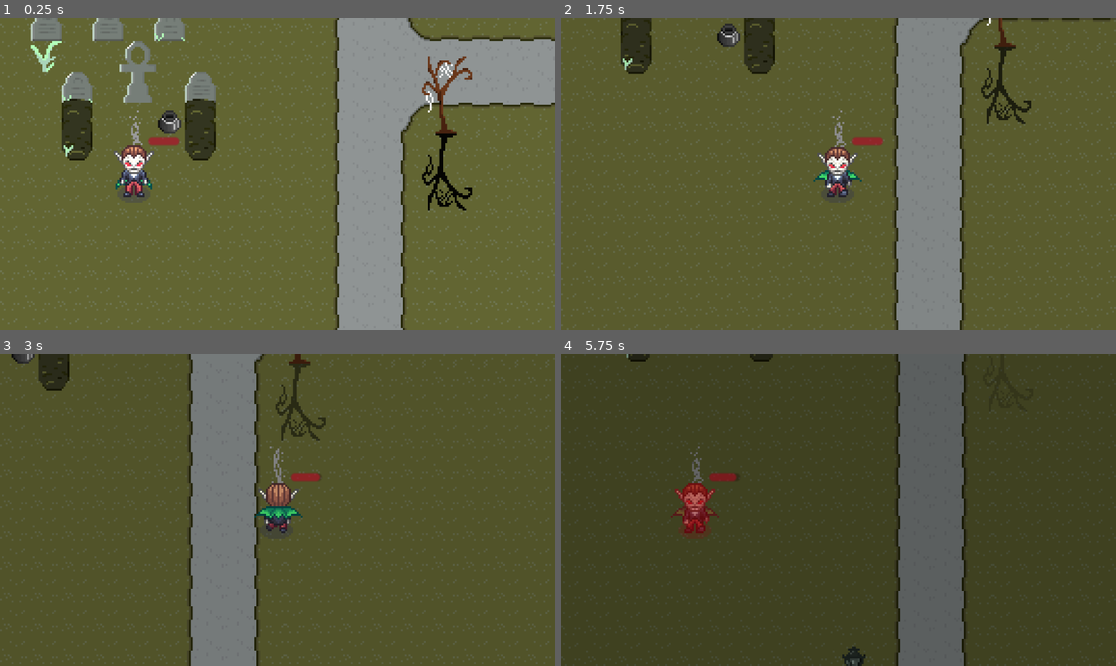
Above: before the commit, frames 1-4 (two rows, left to right).
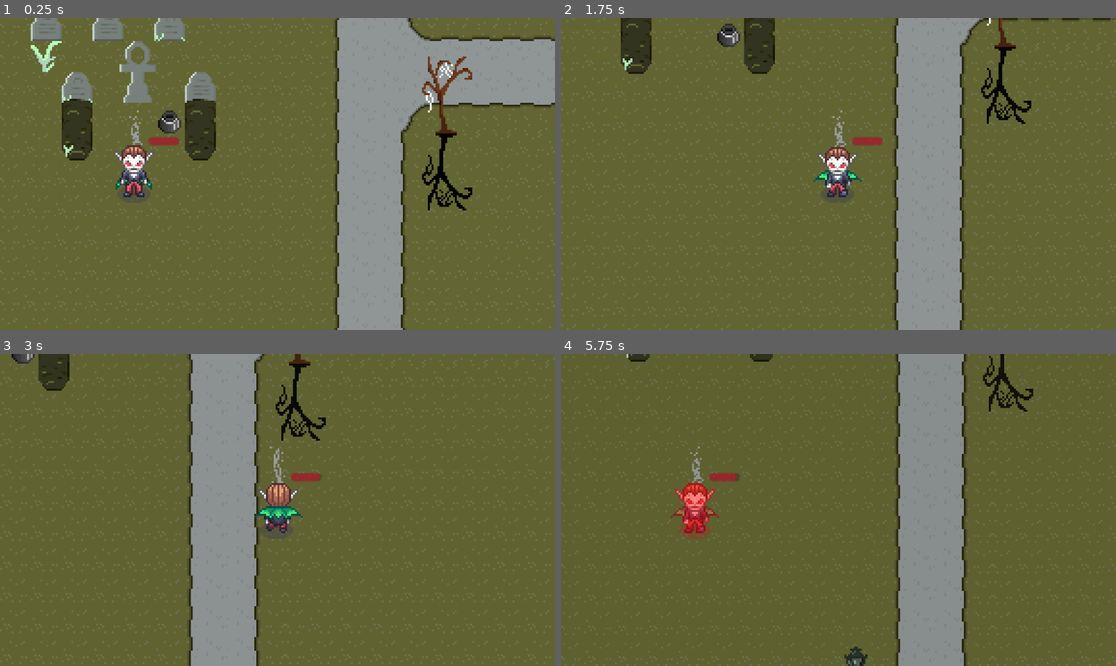
Above: after the commit, the same moments.

Repository: sstrac/shadow_hunters
Game: Godot game, scene res://Scenes/level/Level.tscn
Same seed, same stepped clock (60 frames per second), same inputs: the game is played once before the commit and once after it. The engine's default icon, where the game draws it, is replaced by a stand-in: a white triangle on a blue panel in a dark square.
Inputs:
- Up to frame 1 (0.25 s): no input
- Up to frame 2 (1.75 s): hold D (right) 0.53-1.28 s; hold Down (down) from 1.28 s (still down)
- Up to frame 3 (3 s): release Down (down) at 2.03 s; hold D (right) 2.03-2.78 s; hold Up (up) from 2.78 s (still down)
- Up to frame 4 (5.75 s): release Up (up) at 3.53 s; hold A (left) 3.53-5.03 s; hold Down (down) from 5.03 s (still down)

The runs differ from the first frame. In frame 2, less than 0.1% of the frame differs, in the area x 76-84%, y 9-34%; in frame 3, 0.8%; in frame 4, 99%, in the area x 0-100%, y 0-100%.

Commit message:
Add boundaries and simplify shadows

Diff:
--- a/Assets/main_tilemap.tres
+++ b/Assets/main_tilemap.tres
@@ -168,6 +168,9 @@
 8:3/0 = 0
 4:4/0 = 0
 3:5/0 = 0
+5:0/size_in_atlas = Vector2i(1, 3)
+5:0/0 = 0
+5:0/0/texture_origin = Vector2i(0, 16)
 
 [resource]
 terrain_set_0/mode = 0
--- a/Scenes/enemy/Enemy.tscn
+++ b/Scenes/enemy/Enemy.tscn
@@ -18,6 +18,7 @@
 [node name="HealthComponent" parent="." instance=ExtResource("3_2hruc")]
 
 [node name="Area2D" type="Area2D" parent="."]
+collision_mask = 3
 script = ExtResource("4_ynj05")
 
 [node name="CollisionShape2D" type="CollisionShape2D" parent="Area2D"]
--- a/Scenes/level/Lamp.tscn
+++ b/Scenes/level/Lamp.tscn
@@ -1,35 +1,20 @@
 [gd_scene load_steps=4 format=3 uid="uid://cved2xk321qy1"]
 
 [ext_resource type="Texture2D" uid="uid://72fk1gst4p8n" path="res://Assets/img/lamp.png" id="1_ofxt6"]
-[ext_resource type="Script" uid="uid://cv1wnosf5vwpi" path="res://Scripts/level/shadow_sprite.gd" id="2_4y3hv"]
-[ext_resource type="Script" uid="uid://bd36h0520gle5" path="res://Scripts/level/shadow_collision.gd" id="3_1cy1x"]
+[ext_resource type="PackedScene" uid="uid://c1xuupikwik72" path="res://Scenes/level/ShadowSprite.tscn" id="2_kq084"]
+[ext_resource type="PackedScene" uid="uid://ckgckoieuocgk" path="res://Scenes/level/ShadowCollision.tscn" id="3_kq084"]
 
 [node name="Lamp" type="Node2D"]
 
 [node name="Sprite2D" type="Sprite2D" parent="."]
 texture = ExtResource("1_ofxt6")
 
-[node name="Shadow" type="Sprite2D" parent="."]
-clip_children = 1
+[node name="ShadowSprite" parent="." instance=ExtResource("2_kq084")]
 position = Vector2(0, 64)
 texture = ExtResource("1_ofxt6")
-flip_v = true
-script = ExtResource("2_4y3hv")
 
-[node name="ColorRect" type="ColorRect" parent="Shadow"]
-clip_children = 1
-offset_left = -22.0
-offset_top = -38.0
-offset_right = 24.0
-offset_bottom = 78.0
-color = Color(0, 0, 0, 1)
+[node name="ShadowCollision" parent="." instance=ExtResource("3_kq084")]
 
-[node name="Area2D" type="Area2D" parent="."]
-script = ExtResource("3_1cy1x")
-
-[node name="CollisionPolygon2D" type="CollisionPolygon2D" parent="Area2D"]
+[node name="CollisionPolygon2D" type="CollisionPolygon2D" parent="ShadowCollision"]
 position = Vector2(0, 64)
 polygon = PackedVector2Array(1.1000004, 32, -1.0999999, 32, -1.0999999, 31.099998, -3.1, 31.099998, -3.1, 29.900002, -2 …(1839 unchanged characters)…
-
-[connection signal="body_entered" from="Area2D" to="Area2D" method="_on_body_entered"]
-[connection signal="body_exited" from="Area2D" to="Area2D" method="_on_body_exited"]
--- a/Scenes/level/Level.tscn
+++ b/Scenes/level/Level.tscn
@@ -6,6 +6,12 @@
 [ext_resource type="PackedScene" uid="uid://rgcace126kog" path="res://Scenes/player/Player.tscn" id="4_j1206"]
 [ext_resource type="PackedScene" uid="uid://beffvkqeoq23" path="res://Scenes/enemy/EnemySpawner.tscn" id="5_cgnvn"]
 [ext_resource type="PackedScene" uid="uid://cved2xk321qy1" path="res://Scenes/level/Lamp.tscn" id="6_cgnvn"]
+
+[sub_resource type="RectangleShape2D" id="RectangleShape2D_cgnvn"]
+size = Vector2(1164, 20)
+
+[sub_resource type="RectangleShape2D" id="RectangleShape2D_bjysl"]
+size = Vector2(28, 684)
 
 [node name="RealLevel1" type="Node2D"]
 script = ExtResource("1_853c7")
@@ -26,6 +32,13 @@
 [node name="Tree2" parent="Trees" instance=ExtResource("3_yjqay")]
 position = Vector2(379, 160)
 
+[node name="Tree3" parent="Trees" instance=ExtResource("3_yjqay")]
+position = Vector2(323, 1)
+
+[node name="Tree4" parent="Trees" instance=ExtResource("3_yjqay")]
+position = Vector2(356, -12)
+scale = Vector2(-1, 1)
+
 [node name="PlayerCharacter" parent="." instance=ExtResource("4_j1206")]
 position = Vector2(70, 101)
 
@@ -33,6 +46,8 @@
 zoom = Vector2(4, 4)
 limit_left = 0
 limit_top = 0
+limit_right = 1152
+limit_bottom = 648
 
 [node name="DirectionalLight2D" type="DirectionalLight2D" parent="."]
 color = Color(0.73419595, 0.6763912, 0.6250225, 1)
@@ -43,7 +58,7 @@
 [node name="Spawners" type="Node2D" parent="."]
 
 [node name="EnemySpawner" parent="Spawners" node_paths=PackedStringArray("player_body") instance=ExtResource("5_cgnvn")]
-position = Vector2(191, -35)
+position = Vector2(192, -48)
 player_body = NodePath("../../PlayerCharacter")
 speed = 10
 
@@ -75,4 +90,22 @@
 [node name="Lamps" type="Node2D" parent="."]
 
 [node name="Lamp" parent="Lamps" instance=ExtResource("6_cgnvn")]
-position = Vector2(152, 274)
+position = Vector2(153, 274)
+
+[node name="RigidBody2D" type="StaticBody2D" parent="."]
+
+[node name="CollisionShape2D" type="CollisionShape2D" parent="RigidBody2D"]
+position = Vector2(575, -10)
+shape = SubResource("RectangleShape2D_cgnvn")
+
+[node name="CollisionShape2D2" type="CollisionShape2D" parent="RigidBody2D"]
+position = Vector2(572, 658)
+shape = SubResource("RectangleShape2D_cgnvn")
+
+[node name="CollisionShape2D3" type="CollisionShape2D" parent="RigidBody2D"]
+position = Vector2(1165, 330)
+shape = SubResource("RectangleShape2D_bjysl")
+
+[node name="CollisionShape2D4" type="CollisionShape2D" parent="RigidBody2D"]
+position = Vector2(-14, 326)
+shape = SubResource("RectangleShape2D_bjysl")
--- /dev/null
+++ b/Scenes/level/ShadowCollision.tscn
@@ -0,0 +1,10 @@
+[gd_scene load_steps=2 format=3 uid="uid://ckgckoieuocgk"]
+
+[ext_resource type="Script" uid="uid://bd36h0520gle5" path="res://Scripts/level/shadow_collision.gd" id="1_gj78m"]
+
+[node name="ShadowCollision" type="Area2D"]
+collision_mask = 3
+script = ExtResource("1_gj78m")
+
+[connection signal="body_entered" from="." to="." method="_on_body_entered"]
+[connection signal="body_exited" from="." to="." method="_on_body_exited"]
--- /dev/null
+++ b/Scenes/level/ShadowSprite.tscn
@@ -0,0 +1,15 @@
+[gd_scene load_steps=2 format=3 uid="uid://c1xuupikwik72"]
+
+[ext_resource type="Script" uid="uid://cv1wnosf5vwpi" path="res://Scripts/level/shadow_sprite.gd" id="2_2q0iw"]
+
+[node name="ShadowSprite" type="Sprite2D"]
+clip_children = 1
+flip_v = true
+script = ExtResource("2_2q0iw")
+
+[node name="ColorRect" type="ColorRect" parent="."]
+offset_left = -194.0
+offset_top = -189.0
+offset_right = 190.0
+offset_bottom = 168.0
+color = Color(0, 0, 0, 1)
--- a/Scenes/level/Tree.tscn
+++ b/Scenes/level/Tree.tscn
@@ -1,50 +1,36 @@
 [gd_scene load_steps=4 format=3 uid="uid://b0raqufcc5446"]
 
 [ext_resource type="Texture2D" uid="uid://cmcneh2cickpw" path="res://Assets/img/tree.png" id="1_yknac"]
-[ext_resource type="Script" uid="uid://cv1wnosf5vwpi" path="res://Scripts/level/shadow_sprite.gd" id="2_6vt7l"]
-[ext_resource type="Script" uid="uid://bd36h0520gle5" path="res://Scripts/level/shadow_collision.gd" id="3_e1lee"]
+[ext_resource type="PackedScene" uid="uid://c1xuupikwik72" path="res://Scenes/level/ShadowSprite.tscn" id="2_8thjf"]
+[ext_resource type="PackedScene" uid="uid://ckgckoieuocgk" path="res://Scenes/level/ShadowCollision.tscn" id="3_8thjf"]
 
 [node name="Tree" type="Node2D"]
 
 [node name="Sprite2D" type="Sprite2D" parent="."]
 texture = ExtResource("1_yknac")
 
-[node name="Shadow" type="Sprite2D" parent="."]
-clip_children = 1
+[node name="ShadowSprite" parent="." instance=ExtResource("2_8thjf")]
 position = Vector2(0, 40)
 texture = ExtResource("1_yknac")
-flip_v = true
-script = ExtResource("2_6vt7l")
 
-[node name="ColorRect" type="ColorRect" parent="Shadow"]
-offset_left = -26.0
-offset_top = -28.0
-offset_right = 21.0
-offset_bottom = 28.0
-color = Color(0, 0, 0, 1)
+[node name="ShadowCollision" parent="." instance=ExtResource("3_8thjf")]
 
-[node name="Node2D" type="Area2D" parent="."]
-script = ExtResource("3_e1lee")
-
-[node name="CollisionPolygon2D" type="CollisionPolygon2D" parent="Node2D"]
+[node name="CollisionPolygon2D" type="CollisionPolygon2D" parent="ShadowCollision"]
 position = Vector2(0, 40)
 polygon = PackedVector2Array(-7.8999996, 20, -9.1, 20, -9.1, 11.9, -8.1, 11.9, -8.1, 10.9, -7.1000004, 10.9, -7.1000004 …(2925 unchanged characters)…
 
-[node name="CollisionPolygon2D2" type="CollisionPolygon2D" parent="Node2D"]
+[node name="CollisionPolygon2D2" type="CollisionPolygon2D" parent="ShadowCollision"]
 position = Vector2(0, 40)
 polygon = PackedVector2Array(-9.1, -7.8999996, -9.1, -9.1, -7.8999996, -9.1, -7.8999996, -7.8999996)
 
-[node name="CollisionPolygon2D3" type="CollisionPolygon2D" parent="Node2D"]
+[node name="CollisionPolygon2D3" type="CollisionPolygon2D" parent="ShadowCollision"]
 position = Vector2(0, 40)
 polygon = PackedVector2Array(2.8999996, 16.099998, 2.8999996, 14.900002, 4.1000004, 14.900002, 4.1000004, 16.099998)
 
-[node name="CollisionPolygon2D4" type="CollisionPolygon2D" parent="Node2D"]
+[node name="CollisionPolygon2D4" type="CollisionPolygon2D" parent="ShadowCollision"]
 position = Vector2(0, 40)
 polygon = PackedVector2Array(-2.1000004, 11.1, -2.1000004, 9.9, -0.8999996, 9.9, -0.8999996, 11.1)
 
-[node name="CollisionPolygon2D5" type="CollisionPolygon2D" parent="Node2D"]
+[node name="CollisionPolygon2D5" type="CollisionPolygon2D" parent="ShadowCollision"]
 position = Vector2(0, 40)
 polygon = PackedVector2Array(-3.1000004, 10.1, -3.1000004, 8.9, -1.8999996, 8.9, -1.8999996, 10.1)
-
-[connection signal="body_entered" from="Node2D" to="Node2D" method="_on_body_entered"]
-[connection signal="body_exited" from="Node2D" to="Node2D" method="_on_body_exited"]
--- a/Scenes/player/Player.tscn
+++ b/Scenes/player/Player.tscn
@@ -689,6 +689,7 @@
 }
 
 [node name="Player" type="CharacterBody2D"]
+collision_layer = 2
 script = ExtResource("1_2getf")
 
 [node name="HealthComponent" parent="." node_paths=PackedStringArray("anim", "audio") instance=ExtResource("1_5gnj7")]
@@ -710,6 +711,7 @@
 clip_children = 2
 sprite_frames = SubResource("SpriteFrames_c8bqh")
 animation = &"idle"
+frame = 2
 
 [node name="ColorRect" type="ColorRect" parent="AnimatedSprite2D"]
 modulate = Color(1, 1, 1, 0)
--- a/Scripts/enemy/enemy.gd
+++ b/Scripts/enemy/enemy.gd
@@ -20,7 +20,6 @@
 	move_towards_player_node(delta)
 
 
-
 func move_towards_player_node(delta: float):
 	var direction = (player_body.global_position - global_position).normalized()
 	global_position += direction * speed * delta
--- a/Scripts/enemy/enemy_collision.gd
+++ b/Scripts/enemy/enemy_collision.gd
@@ -11,10 +11,12 @@
 	connect("body_entered", Callable(self, "_on_body_entered"))
 	connect("body_exited", Callable(self, "_on_body_exited"))
 
-func _on_body_entered(_body):
-	is_colliding = true
-	stop.emit()
+func _on_body_entered(body: CollisionObject2D):
+	if body.get_collision_layer_value(2): #if is player
+		is_colliding = true
+		stop.emit()
 
-func _on_body_exited(_body):
-	is_colliding = false
-	move.emit()
+func _on_body_exited(body):
+	if body.get_collision_layer_value(2): #if is player
+		is_colliding = false
+		move.emit()
--- a/Scripts/level/day_progression.gd
+++ b/Scripts/level/day_progression.gd
@@ -1,6 +1,6 @@
 extends Node
 
-const MAX_DAY_PROGRESS_SECONDS = 10
+const MAX_DAY_PROGRESS_SECONDS = 60
 
 var timer
 var progress = 0
Not shown, added: COLLISION_LAYERS.txt
Not shown: 1 places in Scenes/level/Level.tscn that only renumber resources
